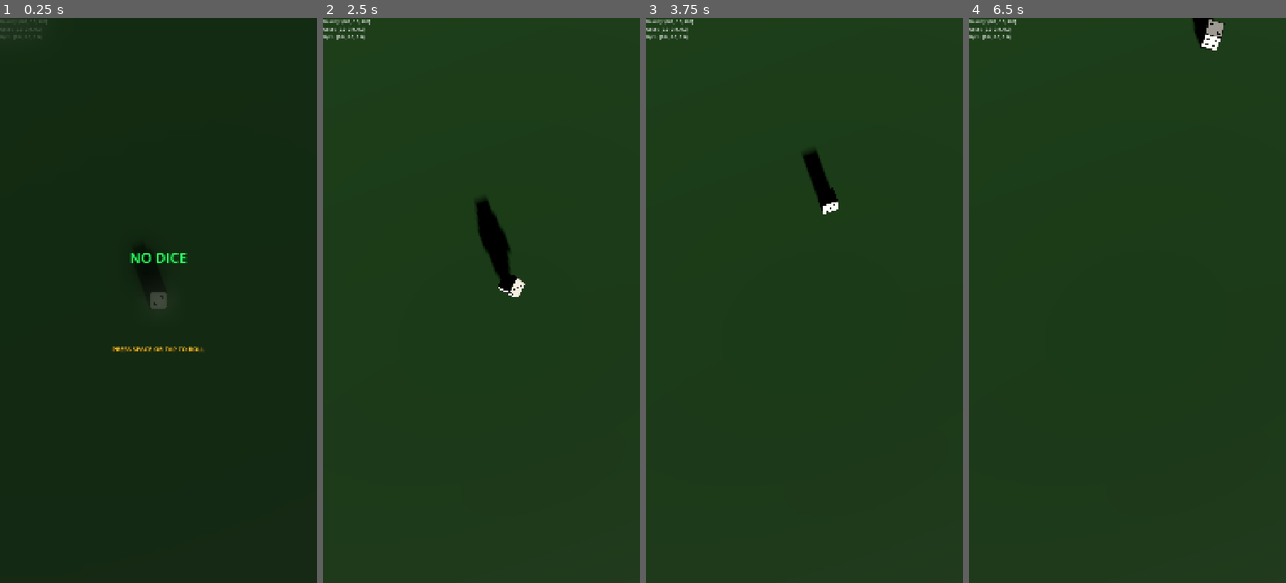
Above: before the commit, frames 1-4 (left to right).
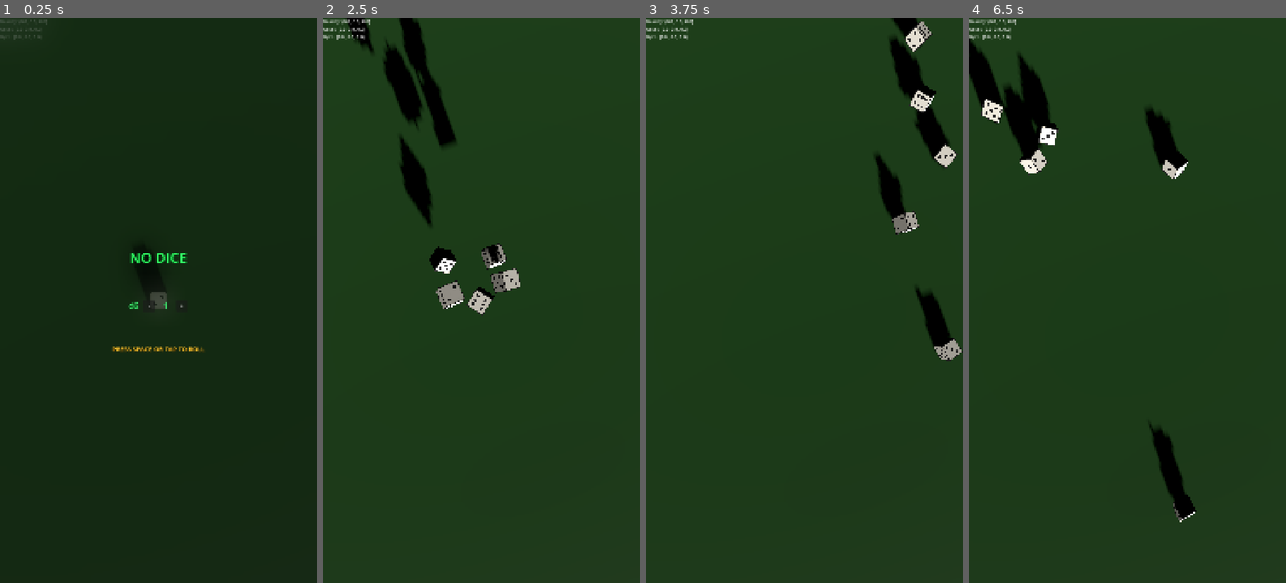
Above: after the commit, the same moments.

Repository: MatthieuLJ/no_dice
Game: Godot game, scene res://die.tscn
Two runs of this game, one before a commit and one after it. Both use one fixed random seed, a clock stepped at 60 frames per second and the inputs below.
Inputs (mouse positions are in pixels of both pictures, inside the frame that each line leads up to):
- Up to frame 1 (0.25 s): no input
- Up to frame 2 (2.5 s): click (471, 306) at 0.5 s, where only the run after the commit has a clickable "-"; click (503, 306) at 1.25 s, where only the run after the commit has a clickable "+"; tap Space at 2, 2.27 s; move the mouse to (551, 272) at 2.02 s; hold Right (ui_right) from 2.03 s (still down); tap Enter at 2.1 s; click (551, 272) at 2.17 s; tap Keypad Enter at 2.3 s
- Up to frame 3 (3.75 s): tap Space at 2.57 s; release Right (ui_right) at 2.75 s; drag from (741, 328) to (788, 413) at 2.77 s; move the mouse to (836, 176) at 3.52 s; hold Right (ui_right) from 3.53 s (still down); tap R at 3.6 s; click (836, 176) at 3.67 s
- Up to frame 4 (6.5 s): tap Space at 3.8, 5.27, 5.57 s; release Right (ui_right) at 4.25 s; drag from (1111, 413) to (1032, 215) at 4.27 s; move the mouse to (1222, 385) at 5.02 s; hold Left (ui_left) 5.03-5.75 s; tap Enter at 5.1 s; click (1222, 385) at 5.17 s; tap Keypad Enter at 5.3 s; drag from (1032, 215) to (1079, 159) at 5.77 s

The runs differ from the first frame. In frame 1, less than 0.1% of the frame differs, in the area x 40-58%, y 50-52%; in frame 2, 5.1%, in the area x 7-64%, y 0-53%; in frame 3, 4.0%; in frame 4, 4.8%.

Commit message:
feat(config): add d6 dice count configuration control (-/+) with multi-dice spawning

Diff:
--- a/start_menu.gd
+++ b/start_menu.gd
@@ -1,10 +1,15 @@
 extends CanvasLayer
 
-signal menu_dismissed
+signal menu_dismissed(dice_count: int)
+
+@export var dice_count: int = 1
 
 @onready var blur_rect: ColorRect = $BlurRect
 @onready var menu_container: Control = $MenuContainer
 @onready var blink_label: Label = $MenuContainer/VBoxContainer/BlinkPrompt
+@onready var count_label: Label = $MenuContainer/VBoxContainer/ConfigContainer/CountLabel
+@onready var minus_button: Button = $MenuContainer/VBoxContainer/ConfigContainer/MinusButton
+@onready var plus_button: Button = $MenuContainer/VBoxContainer/ConfigContainer/PlusButton
 
 var _is_active: bool = true
 var _blink_timer: float = 0.0
@@ -12,6 +17,25 @@
 func _ready() -> void:
 	layer = 100
 	process_mode = PROCESS_MODE_ALWAYS
+	_update_count_display()
+
+	if minus_button:
+		minus_button.pressed.connect(_on_minus_pressed)
+	if plus_button:
+		plus_button.pressed.connect(_on_plus_pressed)
+
+func _update_count_display() -> void:
+	if count_label:
+		count_label.text = str(dice_count)
+
+func _on_minus_pressed() -> void:
+	if dice_count > 1:
+		dice_count -= 1
+		_update_count_display()
+
+func _on_plus_pressed() -> void:
+	dice_count += 1
+	_update_count_display()
 
 func _process(delta: float) -> void:
 	if not _is_active:
@@ -26,11 +50,29 @@
 	if not _is_active:
 		return
 
-	# Any key, mouse click, screen touch, or controller button starts game
+	# Decrement / Increment via keyboard Left/Right or -/+
+	if event is InputEventKey and event.pressed and not event.echo:
+		if event.physical_keycode == KEY_LEFT or event.physical_keycode == KEY_MINUS:
+			_on_minus_pressed()
+			get_viewport().set_input_as_handled()
+			return
+		elif event.physical_keycode == KEY_RIGHT or event.physical_keycode == KEY_EQUAL or event.physical_keycode == KEY_KP_ADD:
+			_on_plus_pressed()
+			get_viewport().set_input_as_handled()
+			return
+
+	# Space bar, Enter, or Touch dismisses menu
 	var is_trigger = false
 	if event is InputEventKey and event.pressed and not event.echo:
-		is_trigger = true
+		if event.physical_keycode == KEY_SPACE or event.physical_keycode == KEY_ENTER or event.physical_keycode == KEY_KP_ENTER:
+			is_trigger = true
 	elif event is InputEventMouseButton and event.pressed:
+		# Check if click was outside the plus/minus buttons
+		var mouse_pos = event.position
+		if minus_button and minus_button.get_global_rect().has_point(mouse_pos):
+			return
+		if plus_button and plus_button.get_global_rect().has_point(mouse_pos):
+			return
 		is_trigger = true
 	elif event is InputEventScreenTouch and event.pressed:
 		is_trigger = true
@@ -50,6 +92,6 @@
 	tween.tween_property(menu_container, "modulate:a", 0.0, 0.25)
 	tween.finished.connect(func():
 		visible = false
-		menu_dismissed.emit()
+		menu_dismissed.emit(dice_count)
 		queue_free()
 	)
--- a/start_menu.tscn
+++ b/start_menu.tscn
@@ -12,6 +12,12 @@
 font_size = 48
 font_color = Color(0.2, 1.0, 0.4, 1)
 shadow_size = 8
+shadow_color = Color(0.0, 0.4, 0.1, 0.8)
+
+[sub_resource type="LabelSettings" id="LabelSettings_config"]
+font_size = 28
+font_color = Color(0.3, 1.0, 0.5, 1)
+shadow_size = 4
 shadow_color = Color(0.0, 0.4, 0.1, 0.8)
 
 [sub_resource type="LabelSettings" id="LabelSettings_blink"]
@@ -62,10 +68,35 @@
 label_settings = SubResource("LabelSettings_title")
 horizontal_alignment = 1
 
-[node name="ConfigContainer" type="VBoxContainer" parent="MenuContainer/VBoxContainer"]
+[node name="ConfigContainer" type="HBoxContainer" parent="MenuContainer/VBoxContainer"]
 layout_mode = 2
 size_flags_vertical = 3
+theme_override_constants/separation = 16
 alignment = 1
+
+[node name="D6Label" type="Label" parent="MenuContainer/VBoxContainer/ConfigContainer"]
+layout_mode = 2
+text = "d6"
+label_settings = SubResource("LabelSettings_config")
+
+[node name="MinusButton" type="Button" parent="MenuContainer/VBoxContainer/ConfigContainer"]
+custom_minimum_size = Vector2(40, 40)
+layout_mode = 2
+size_flags_vertical = 4
+text = "-"
+
+[node name="CountLabel" type="Label" parent="MenuContainer/VBoxContainer/ConfigContainer"]
+custom_minimum_size = Vector2(40, 0)
+layout_mode = 2
+text = "1"
+label_settings = SubResource("LabelSettings_config")
+horizontal_alignment = 1
+
+[node name="PlusButton" type="Button" parent="MenuContainer/VBoxContainer/ConfigContainer"]
+custom_minimum_size = Vector2(40, 40)
+layout_mode = 2
+size_flags_vertical = 4
+text = "+"
 
 [node name="BlinkPrompt" type="Label" parent="MenuContainer/VBoxContainer"]
 layout_mode = 2
--- a/world_physics.gd
+++ b/world_physics.gd
@@ -12,6 +12,45 @@
 
 var simulated_gravity: Vector3 = Vector3(0, -9.8, 0)
 var shake_cooldown: float = 0.0
+var dice: Array[RigidBody3D] = []
+
+func _ready() -> void:
+	dice.append(die)
+
+	var start_menu = get_node_or_null("StartMenu")
+	if start_menu and start_menu.has_signal("menu_dismissed"):
+		start_menu.menu_dismissed.connect(_on_start_menu_dismissed)
+
+func _on_start_menu_dismissed(dice_count: int) -> void:
+	set_dice_count(dice_count)
+
+func set_dice_count(count: int) -> void:
+	count = max(1, count)
+
+	# Remove extra dice
+	for i in range(dice.size() - 1, 0, -1):
+		if is_instance_valid(dice[i]):
+			dice[i].queue_free()
+	dice.resize(1)
+
+	# Reset original die position
+	_reset_die()
+
+	# Spawn additional dice
+	for i in range(1, count):
+		var new_die = die.duplicate() as RigidBody3D
+		add_child(new_die)
+		new_die.position = Vector3(
+			randf_range(-0.3, 0.3),
+			0.1 + (i * 0.12),
+			randf_range(-0.3, 0.3)
+		)
+		new_die.rotation = Vector3(
+			randf_range(0, TAU),
+			randf_range(0, TAU),
+			randf_range(0, TAU)
+		)
+		dice.append(new_die)
 
 func _physics_process(delta: float) -> void:
 	var target_gravity_dir = Vector3.ZERO
@@ -43,9 +82,11 @@
 				pure_shake.z,
 				-pure_shake.y
 			)
-			die.apply_central_impulse(mapped_shake * (shake_multiplier * 0.05))
-			var random_spin = Vector3(randf_range(-1, 1), randf_range(-1, 1), randf_range(-1, 1)) * 0.02
-			die.apply_torque_impulse(random_spin)
+			for d in dice:
+				if is_instance_valid(d):
+					d.apply_central_impulse(mapped_shake * (shake_multiplier * 0.05))
+					var random_spin = Vector3(randf_range(-1, 1), randf_range(-1, 1), randf_range(-1, 1)) * 0.02
+					d.apply_torque_impulse(random_spin)
 
 	else:
 		# --- DESKTOP TESTING MODE (Arrow Keys) ---
@@ -64,12 +105,9 @@
 		target_gravity_dir = simulated_gravity
 
 	# 2. Apply the calculated gravity to the Area3D
-	# Area3D gravity_direction must be a normalized unit vector!
 	if target_gravity_dir.length() > 0.001:
 		gravity_area.gravity_direction = target_gravity_dir.normalized()
 		gravity_area.gravity = 9.8
-
-		# --- DRAW THE DEBUG LINE ---
 		gravity_debugger.draw_gravity_vector(target_gravity_dir)
 
 
@@ -100,28 +138,37 @@
 			get_viewport().set_input_as_handled()
 
 func _apply_strong_random_impulse() -> void:
-	var horiz_dir = Vector3(randf_range(-1.0, 1.0), 0.0, randf_range(-1.0, 1.0)).normalized()
-	if horiz_dir.is_zero_approx():
-		horiz_dir = Vector3.FORWARD
+	for d in dice:
+		if not is_instance_valid(d):
+			continue
+		var horiz_dir = Vector3(randf_range(-1.0, 1.0), 0.0, randf_range(-1.0, 1.0)).normalized()
+		if horiz_dir.is_zero_approx():
+			horiz_dir = Vector3.FORWARD
 
-	var impulse = horiz_dir * randf_range(1.5, 3.0) * (shake_multiplier * 0.25)
-	impulse.y += randf_range(1.0, 2.5) * (shake_multiplier * 0.25)
+		var impulse = horiz_dir * randf_range(1.5, 3.0) * (shake_multiplier * 0.25)
+		impulse.y += randf_range(1.0, 2.5) * (shake_multiplier * 0.25)
 
-	die.apply_central_impulse(impulse)
+		d.apply_central_impulse(impulse)
 
-	var random_spin = Vector3(randf_range(-1.0, 1.0), randf_range(-1.0, 1.0), randf_range(-1.0, 1.0)).normalized() * randf_range(0.2, 0.5)
-	die.apply_torque_impulse(random_spin)
+		var random_spin = Vector3(randf_range(-1.0, 1.0), randf_range(-1.0, 1.0), randf_range(-1.0, 1.0)).normalized() * randf_range(0.2, 0.5)
+		d.apply_torque_impulse(random_spin)
 
 func _apply_randomized_jerk(base_direction: Vector3) -> void:
-	var random_jerk = base_direction * randf_range(0.8, 1.2) * (shake_multiplier * 0.1)
-	random_jerk.y += randf_range(0.3, 0.6) * (shake_multiplier * 0.1)
+	for d in dice:
+		if not is_instance_valid(d):
+			continue
+		var random_jerk = base_direction * randf_range(0.8, 1.2) * (shake_multiplier * 0.1)
+		random_jerk.y += randf_range(0.3, 0.6) * (shake_multiplier * 0.1)
 
-	die.apply_central_impulse(random_jerk)
+		d.apply_central_impulse(random_jerk)
 
-	var random_spin = Vector3(randf_range(-1, 1), randf_range(-1, 1), randf_range(-1, 1)) * 0.05
-	die.apply_torque_impulse(random_spin)
+		var random_spin = Vector3(randf_range(-1, 1), randf_range(-1, 1), randf_range(-1, 1)) * 0.05
+		d.apply_torque_impulse(random_spin)
 
 func _reset_die() -> void:
-	die.global_position = Vector3(0, 1.0, 0)
-	die.linear_velocity = Vector3.ZERO
-	die.angular_velocity = Vector3.ZERO
+	for i in range(dice.size()):
+		var d = dice[i]
+		if is_instance_valid(d):
+			d.global_position = Vector3(randf_range(-0.2, 0.2), 0.5 + (i * 0.12), randf_range(-0.2, 0.2))
+			d.linear_velocity = Vector3.ZERO
+			d.angular_velocity = Vector3.ZERO
Not shown: 1 places in start_menu.tscn that only renumber resources
